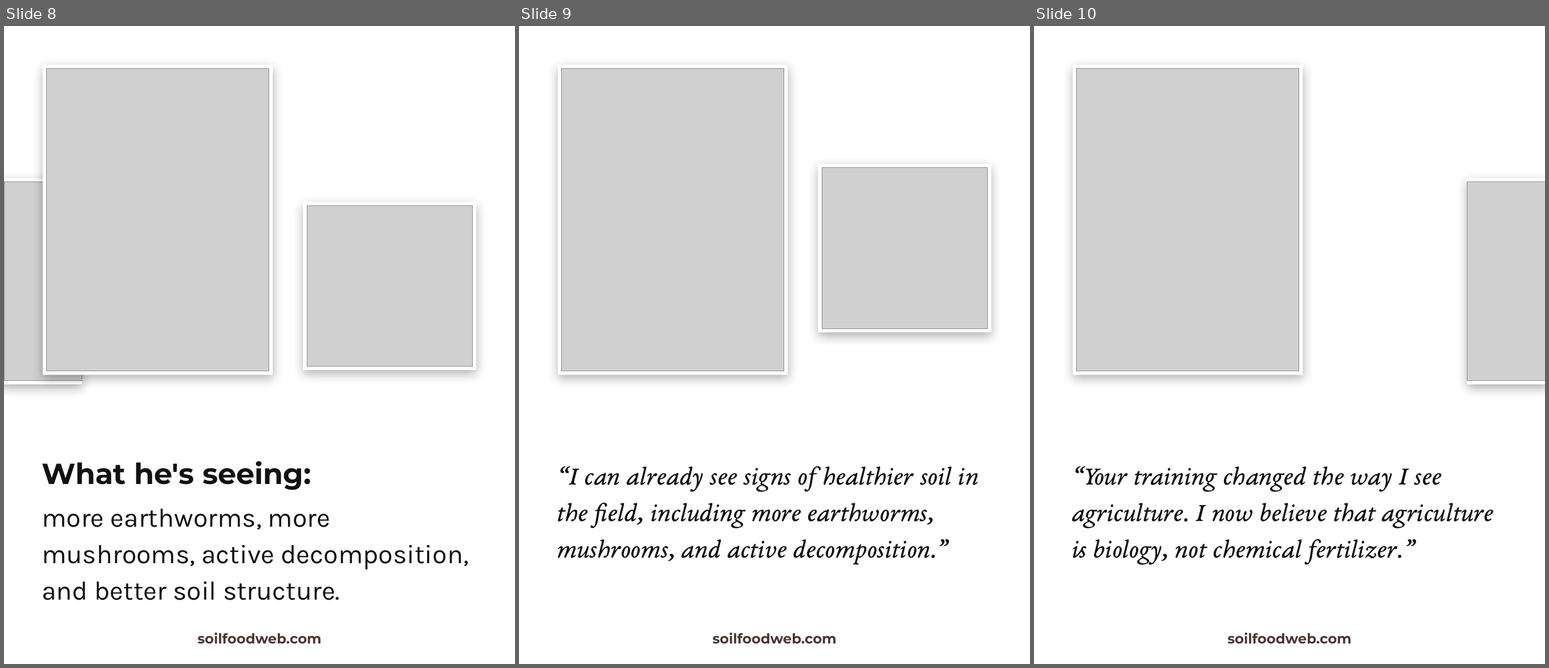
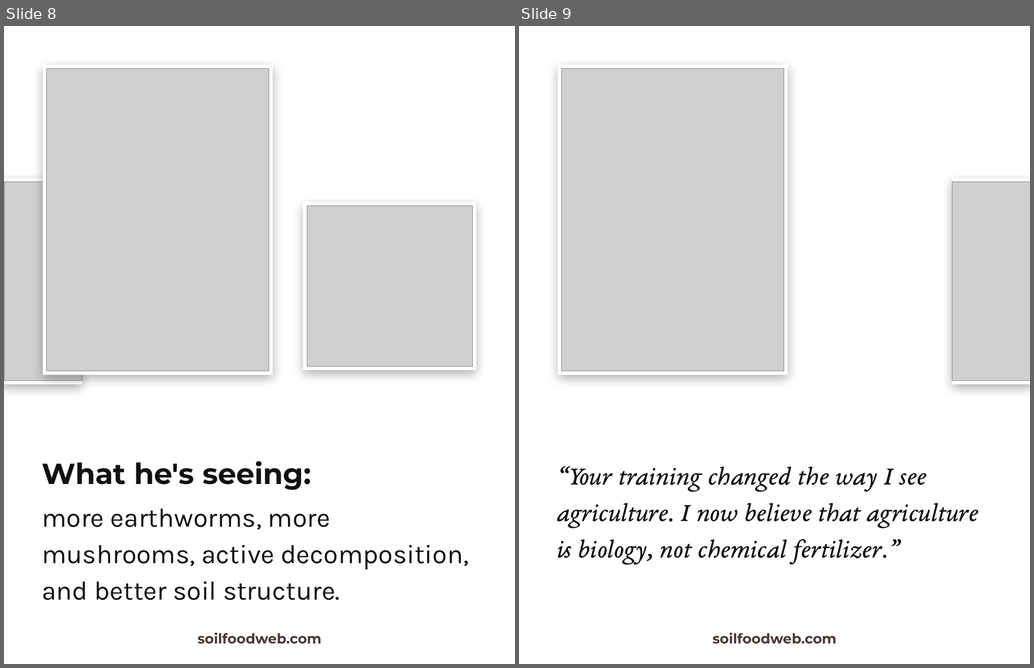
Before and after one commit to linneamoritznyc/SFW-SocialMedia, a slide deck: templates/posts/october/01-10-2026-thu-ig-soil-regenerators-boubacar-strip.pptx. Shown side by side, each under a label of ours: slides 8, 9 and 10 before the commit, slides 8 and 9 after it. The pictures are 1549x668 and 1034x668 pixels, drawn with LibreOffice and Linux fonts; fonts in the diff are those of the drawing; grey boxes stand for pictures; background and template pictures are left out. Boxes give left, top, right and bottom in pixels: in the first picture for what was removed or moved away, otherwise in the second. Text is boxed around its words. In the diff, an @@ line names an element or a change of style, - is before the commit and + after.

```diff
--- a/templates/posts/october/01-10-2026-thu-ig-soil-regenerators-boubacar-strip.pptx
+++ b/templates/posts/october/01-10-2026-thu-ig-soil-regenerators-boubacar-strip.pptx
@@ slide 9 removed at [519, 26, 1030, 664], background picture (left out) @@
@@ rectangle removed at [558, 65, 787, 375] @@
@@ picture removed at [562, 69, 784, 371] @@
@@ rectangle removed at [818, 164, 991, 333] @@
@@ picture removed at [822, 167, 988, 328] @@
@@ text removed at [557, 467, 978, 565] @@
-“I can already see signs of healthier soil in the field, including more earthworms, mushrooms, and active decomposition.”
@@ text removed at [712, 633, 836, 644] @@
-soilfoodweb.com
@@ what was slide 10 is now slide 9 @@
```
Also in this commit, not shown: 11 other files.
